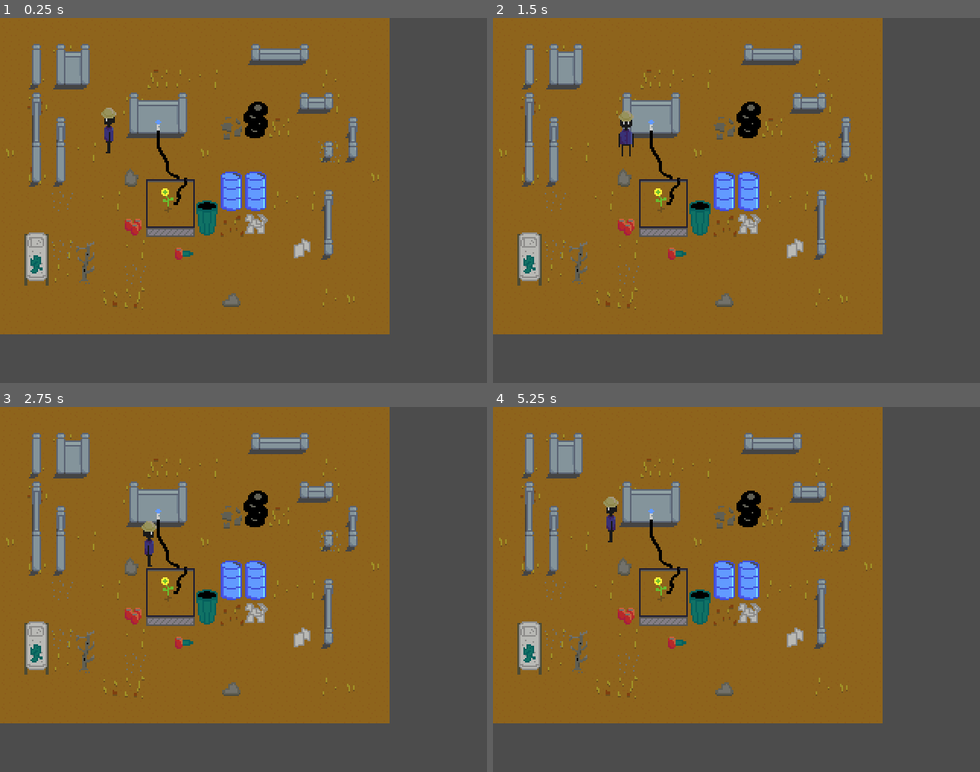
Above: before the commit, frames 1-4 (two rows, left to right).
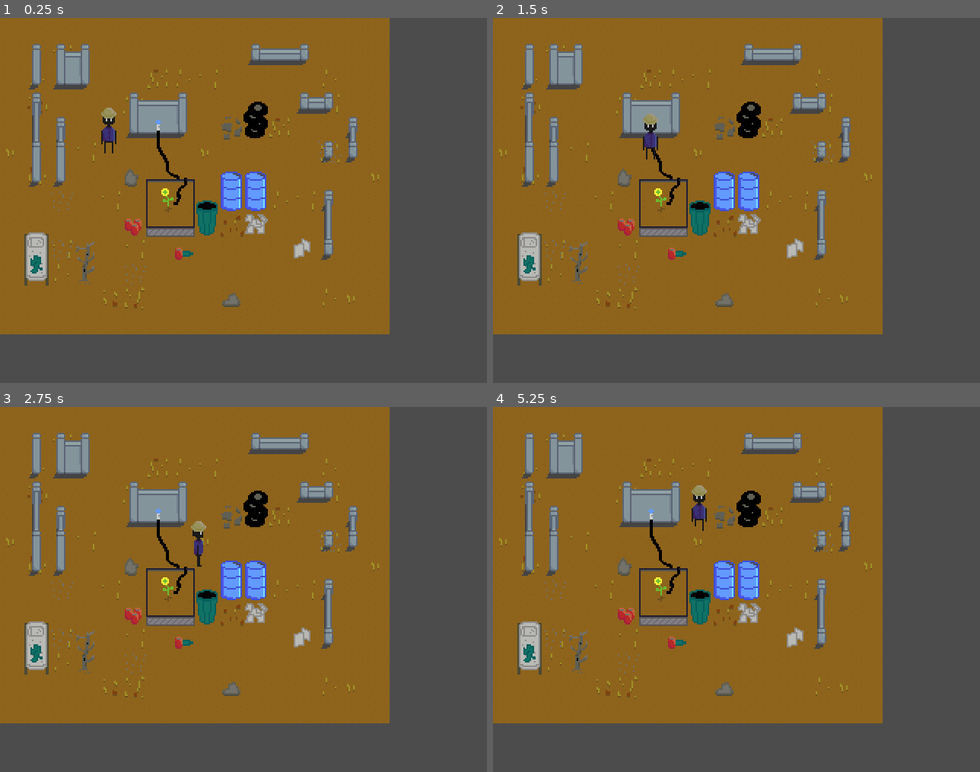
Above: after the commit, the same moments.

Repository: bassguitarbill/thrive
Game: Godot game, scene res://Level.tscn
Two runs of this game, one before a commit and one after it. Both use one fixed random seed, a clock stepped at 60 frames per second and the inputs below. Sound files missing from this copy of the repository are replaced by a short silence.
Inputs:
- Up to frame 1 (0.25 s): no input
- Up to frame 2 (1.5 s): tap Enter at 0.5 s; hold Right (ui_right) 0.53-1.28 s; hold Down (ui_down) from 1.28 s (still down)
- Up to frame 3 (2.75 s): release Down (ui_down) at 2.03 s; hold Right (ui_right) from 2.03 s (still down)
- Up to frame 4 (5.25 s): release Right (ui_right) at 2.78 s; hold Up (ui_up) 2.78-3.53 s; hold Left (ui_left) 3.53-5.03 s; hold Down (ui_down) from 5.03 s (still down)

The runs differ from the first frame. In frame 1, 0.1% of the frame differs, in the area x 20-24%, y 27-38%; in frame 2, 0.5%, in the area x 25-34%, y 25-39%; in frame 3, 0.4%; in frame 4, 0.5%.

Commit message:
Add BGM, change movement speed

Diff:
--- /dev/null
+++ b/BGMRelax.gd
@@ -0,0 +1,7 @@
+extends AudioStreamPlayer
+
+func _ready():
+	play()
+
+func _on_BGMRelax_finished():
+	play(25.634807)
--- a/Gardener.gd
+++ b/Gardener.gd
@@ -1,7 +1,7 @@
 extends Node2D
 
 const TILE_SIZE = 16
-export var TWEEN_DURATION = 0.8
+export var MOVE_TIME = 0.6
 
 var destination = null
 var input = Vector2.ZERO
@@ -18,6 +18,9 @@
 onready var animationPlayer = $AnimationPlayer
 onready var sprite = $Sprite
 onready var bump_sound = $AudioStreamPlayer
+
+func _ready():
+	animationPlayer.playback_speed = 0.8 / MOVE_TIME
 
 func _process(delta):
 	if ready_to_move:
@@ -71,7 +74,7 @@
 		"position",
 		position,
 		destination,
-		TWEEN_DURATION,
+		MOVE_TIME,
 		Tween.TRANS_LINEAR,
 		Tween.EASE_IN_OUT
 	)
--- a/Gardener.tscn
+++ b/Gardener.tscn
@@ -4,125 +4,122 @@
 [ext_resource path="res://Gardener.gd" type="Script" id=2]
 [ext_resource path="res://bump.wav" type="AudioStream" id=3]
 
+[sub_resource type="Animation" id=1]
+resource_name = "IdleDown"
+length = 0.2
+tracks/0/type = "value"
+tracks/0/path = NodePath("Sprite:frame")
+tracks/0/interp = 1
+tracks/0/loop_wrap = true
+tracks/0/imported = false
+tracks/0/enabled = true
+tracks/0/keys = {
+"times": PoolRealArray( 0 ),
+"transitions": PoolRealArray( 1 ),
+"update": 1,
+"values": [ 0 ]
+}
+
+[sub_resource type="Animation" id=2]
+resource_name = "IdleLeft"
+length = 0.2
+tracks/0/type = "value"
+tracks/0/path = NodePath("Sprite:frame")
+tracks/0/interp = 1
+tracks/0/loop_wrap = true
+tracks/0/imported = false
+tracks/0/enabled = true
+tracks/0/keys = {
+"times": PoolRealArray( 0 ),
+"transitions": PoolRealArray( 1 ),
+"update": 1,
+"values": [ 3 ]
+}
+
+[sub_resource type="Animation" id=3]
+resource_name = "IdleRight"
+length = 0.2
+tracks/0/type = "value"
+tracks/0/path = NodePath("Sprite:frame")
+tracks/0/interp = 1
+tracks/0/loop_wrap = true
+tracks/0/imported = false
+tracks/0/enabled = true
+tracks/0/keys = {
+"times": PoolRealArray( 0 ),
+"transitions": PoolRealArray( 1 ),
+"update": 1,
+"values": [ 1 ]
+}
+
+[sub_resource type="Animation" id=4]
+resource_name = "IdleUp"
+length = 0.2
+tracks/0/type = "value"
+tracks/0/path = NodePath("Sprite:frame")
+tracks/0/interp = 1
+tracks/0/loop_wrap = true
+tracks/0/imported = false
+tracks/0/enabled = true
+tracks/0/keys = {
+"times": PoolRealArray( 0 ),
+"transitions": PoolRealArray( 1 ),
+"update": 1,
+"values": [ 2 ]
+}
+
+[sub_resource type="Animation" id=5]
+length = 0.8
+loop = true
+step = 0.2
+tracks/0/type = "value"
+tracks/0/path = NodePath("Sprite:frame")
+tracks/0/interp = 1
+tracks/0/loop_wrap = true
+tracks/0/imported = false
+tracks/0/enabled = true
+tracks/0/keys = {
+"times": PoolRealArray( 0, 0.2, 0.4, 0.6 ),
+"transitions": PoolRealArray( 1, 1, 1, 1 ),
+"update": 1,
+"values": [ 0, 4, 8, 12 ]
+}
+
+[sub_resource type="Animation" id=6]
+length = 0.8
+loop = true
+step = 0.2
+tracks/0/type = "value"
+tracks/0/path = NodePath("Sprite:frame")
+tracks/0/interp = 1
+tracks/0/loop_wrap = true
+tracks/0/imported = false
+tracks/0/enabled = true
+tracks/0/keys = {
+"times": PoolRealArray( 0, 0.2, 0.4, 0.6 ),
+"transitions": PoolRealArray( 1, 1, 1, 1 ),
+"update": 1,
+"values": [ 3, 7, 11, 15 ]
+}
+
 [sub_resource type="Animation" id=7]
-resource_name = "IdleDown"
-length = 0.2
-tracks/0/type = "value"
-tracks/0/path = NodePath("Sprite:frame")
-tracks/0/interp = 1
-tracks/0/loop_wrap = true
-tracks/0/imported = false
-tracks/0/enabled = true
-tracks/0/keys = {
-"times": PoolRealArray( 0 ),
-"transitions": PoolRealArray( 1 ),
-"update": 1,
-"values": [ 0 ]
+length = 0.8
+loop = true
+step = 0.2
+tracks/0/type = "value"
+tracks/0/path = NodePath("Sprite:frame")
+tracks/0/interp = 1
+tracks/0/loop_wrap = true
+tracks/0/imported = false
+tracks/0/enabled = true
+tracks/0/keys = {
+"times": PoolRealArray( 0, 0.2, 0.4, 0.6 ),
+"transitions": PoolRealArray( 1, 1, 1, 1 ),
+"update": 1,
+"values": [ 1, 5, 9, 13 ]
 }
 
 [sub_resource type="Animation" id=8]
-resource_name = "IdleLeft"
-length = 0.2
-tracks/0/type = "value"
-tracks/0/path = NodePath("Sprite:frame")
-tracks/0/interp = 1
-tracks/0/loop_wrap = true
-tracks/0/imported = false
-tracks/0/enabled = true
-tracks/0/keys = {
-"times": PoolRealArray( 0 ),
-"transitions": PoolRealArray( 1 ),
-"update": 1,
-"values": [ 3 ]
-}
-
-[sub_resource type="Animation" id=9]
-resource_name = "IdleRight"
-length = 0.2
-tracks/0/type = "value"
-tracks/0/path = NodePath("Sprite:frame")
-tracks/0/interp = 1
-tracks/0/loop_wrap = true
-tracks/0/imported = false
-tracks/0/enabled = true
-tracks/0/keys = {
-"times": PoolRealArray( 0 ),
-"transitions": PoolRealArray( 1 ),
-"update": 1,
-"values": [ 1 ]
-}
-
-[sub_resource type="Animation" id=10]
-resource_name = "IdleUp"
-length = 0.2
-tracks/0/type = "value"
-tracks/0/path = NodePath("Sprite:frame")
-tracks/0/interp = 1
-tracks/0/loop_wrap = true
-tracks/0/imported = false
-tracks/0/enabled = true
-tracks/0/keys = {
-"times": PoolRealArray( 0 ),
-"transitions": PoolRealArray( 1 ),
-"update": 1,
-"values": [ 2 ]
-}
-
-[sub_resource type="Animation" id=1]
-resource_name = "WalkDown"
-length = 0.8
-loop = true
-step = 0.2
-tracks/0/type = "value"
-tracks/0/path = NodePath("Sprite:frame")
-tracks/0/interp = 1
-tracks/0/loop_wrap = true
-tracks/0/imported = false
-tracks/0/enabled = true
-tracks/0/keys = {
-"times": PoolRealArray( 0, 0.2, 0.4, 0.6 ),
-"transitions": PoolRealArray( 1, 1, 1, 1 ),
-"update": 1,
-"values": [ 0, 4, 8, 12 ]
-}
-
-[sub_resource type="Animation" id=2]
-resource_name = "WalkLeft"
-length = 0.8
-loop = true
-step = 0.2
-tracks/0/type = "value"
-tracks/0/path = NodePath("Sprite:frame")
-tracks/0/interp = 1
-tracks/0/loop_wrap = true
-tracks/0/imported = false
-tracks/0/enabled = true
-tracks/0/keys = {
-"times": PoolRealArray( 0, 0.2, 0.4, 0.6 ),
-"transitions": PoolRealArray( 1, 1, 1, 1 ),
-"update": 1,
-"values": [ 3, 7, 11, 15 ]
-}
-
-[sub_resource type="Animation" id=3]
-length = 0.8
-loop = true
-step = 0.2
-tracks/0/type = "value"
-tracks/0/path = NodePath("Sprite:frame")
-tracks/0/interp = 1
-tracks/0/loop_wrap = true
-tracks/0/imported = false
-tracks/0/enabled = true
-tracks/0/keys = {
-"times": PoolRealArray( 0, 0.2, 0.4, 0.6 ),
-"transitions": PoolRealArray( 1, 1, 1, 1 ),
-"update": 1,
-"values": [ 1, 5, 9, 13 ]
-}
-
-[sub_resource type="Animation" id=4]
-resource_name = "WalkUp"
 length = 0.8
 loop = true
 step = 0.2
@@ -139,58 +136,58 @@
 "values": [ 2, 6, 10, 14 ]
 }
 
-[sub_resource type="RectangleShape2D" id=5]
+[sub_resource type="RectangleShape2D" id=9]
 extents = Vector2( 7.56691, 7.51477 )
 
-[sub_resource type="RectangleShape2D" id=6]
+[sub_resource type="RectangleShape2D" id=10]
 extents = Vector2( 7.22261, 7.16402 )
 
 [node name="Gardener" type="KinematicBody2D"]
 script = ExtResource( 2 )
+MOVE_TIME = 0.4
 
 [node name="Sprite" type="Sprite" parent="."]
 position = Vector2( -0.352531, -13.849 )
 texture = ExtResource( 1 )
 vframes = 4
 hframes = 4
-frame = 3
 
 [node name="AnimationPlayer" type="AnimationPlayer" parent="."]
-anims/IdleDown = SubResource( 7 )
-anims/IdleLeft = SubResource( 8 )
-anims/IdleRight = SubResource( 9 )
-anims/IdleUp = SubResource( 10 )
-anims/WalkDown = SubResource( 1 )
-anims/WalkLeft = SubResource( 2 )
-anims/WalkRight = SubResource( 3 )
-anims/WalkUp = SubResource( 4 )
+anims/IdleDown = SubResource( 1 )
+anims/IdleLeft = SubResource( 2 )
+anims/IdleRight = SubResource( 3 )
+anims/IdleUp = SubResource( 4 )
+anims/WalkDown = SubResource( 5 )
+anims/WalkLeft = SubResource( 6 )
+anims/WalkRight = SubResource( 7 )
+anims/WalkUp = SubResource( 8 )
 
 [node name="CollisionShape2D" type="CollisionShape2D" parent="."]
-shape = SubResource( 5 )
+shape = SubResource( 9 )
 
 [node name="CanGoUp" type="Area2D" parent="."]
 
 [node name="CollisionShape2D" type="CollisionShape2D" parent="CanGoUp"]
 position = Vector2( 0.0216537, -15.5007 )
-shape = SubResource( 6 )
+shape = SubResource( 10 )
 
 [node name="CanGoDown" type="Area2D" parent="."]
 
 [node name="CollisionShape2D" type="CollisionShape2D" parent="CanGoDown"]
 position = Vector2( 0.0216537, 15.4478 )
-shape = SubResource( 6 )
+shape = SubResource( 10 )
 
 [node name="CanGoLeft" type="Area2D" parent="."]
 
 [node name="CollisionShape2D" type="CollisionShape2D" parent="CanGoLeft"]
 position = Vector2( -15.2202, 0.146361 )
-shape = SubResource( 6 )
+shape = SubResource( 10 )
 
 [node name="CanGoRight" type="Area2D" parent="."]
 
 [node name="CollisionShape2D" type="CollisionShape2D" parent="CanGoRight"]
 position = Vector2( 15.1732, -0.12865 )
-shape = SubResource( 6 )
+shape = SubResource( 10 )
 
 [node name="Tween" type="Tween" parent="."]
 
--- /dev/null
+++ b/Level.gd
@@ -0,0 +1,20 @@
+extends Node2D
+
+
+# Declare member variables here. Examples:
+# var a = 2
+# var b = "text"
+
+
+# Called when the node enters the scene tree for the first time.
+func _ready():
+	$BGMRelax.play()
+
+
+# Called every frame. 'delta' is the elapsed time since the previous frame.
+#func _process(delta):
+#	pass
+
+
+func _on_BGMRelax_finished():
+	$BGMRelax.play(25.634807)
--- a/Level.tscn
+++ b/Level.tscn
@@ -1,10 +1,12 @@
-[gd_scene load_steps=42 format=2]
+[gd_scene load_steps=44 format=2]
 
 [ext_resource path="res://Dirt3.png" type="Texture" id=1]
 [ext_resource path="res://Flower.png" type="Texture" id=2]
 [ext_resource path="res://Gardener.tscn" type="PackedScene" id=3]
 [ext_resource path="res://Objects.png" type="Texture" id=4]
 [ext_resource path="res://BlueWall.png" type="Texture" id=5]
+[ext_resource path="res://Relax.wav" type="AudioStream" id=6]
+[ext_resource path="res://BGMRelax.gd" type="Script" id=8]
 
 [sub_resource type="TileSet" id=1]
 0/name = "Dirt3.png 0"
@@ -408,3 +410,9 @@
 cell_size = Vector2( 16, 16 )
 format = 1
 tile_data = PoolIntArray( 65537, 0, 65536, 65538, 0, 65537, 65539, 0, 65538, 65546, 0, 1, 65547, 0, 3, 65548, 0, 2, 131 …(401 unchanged characters)…
+
+[node name="BGMRelax" type="AudioStreamPlayer" parent="."]
+stream = ExtResource( 6 )
+volume_db = -80.0
+script = ExtResource( 8 )
+[connection signal="finished" from="BGMRelax" to="BGMRelax" method="_on_BGMRelax_finished"]
Not shown, added: Relax.wav.import
Not shown, added: Relax.ceol
Not shown, added: Relax.mp3
Not shown, added: Relax.wav
